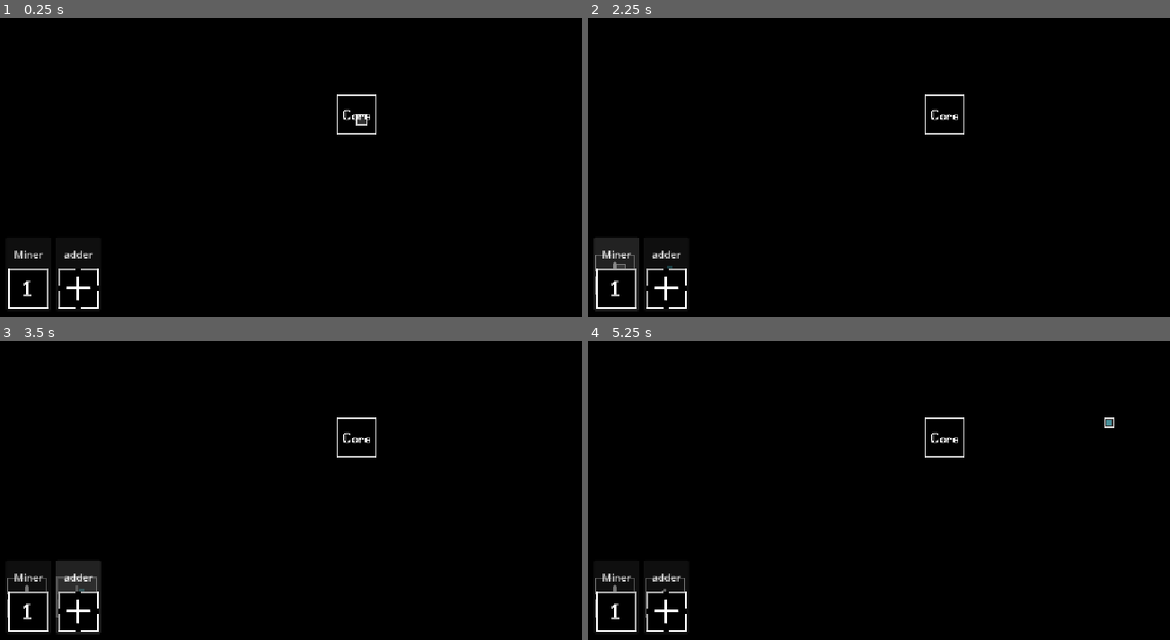
Above: before the commit, frames 1-4 (two rows, left to right).
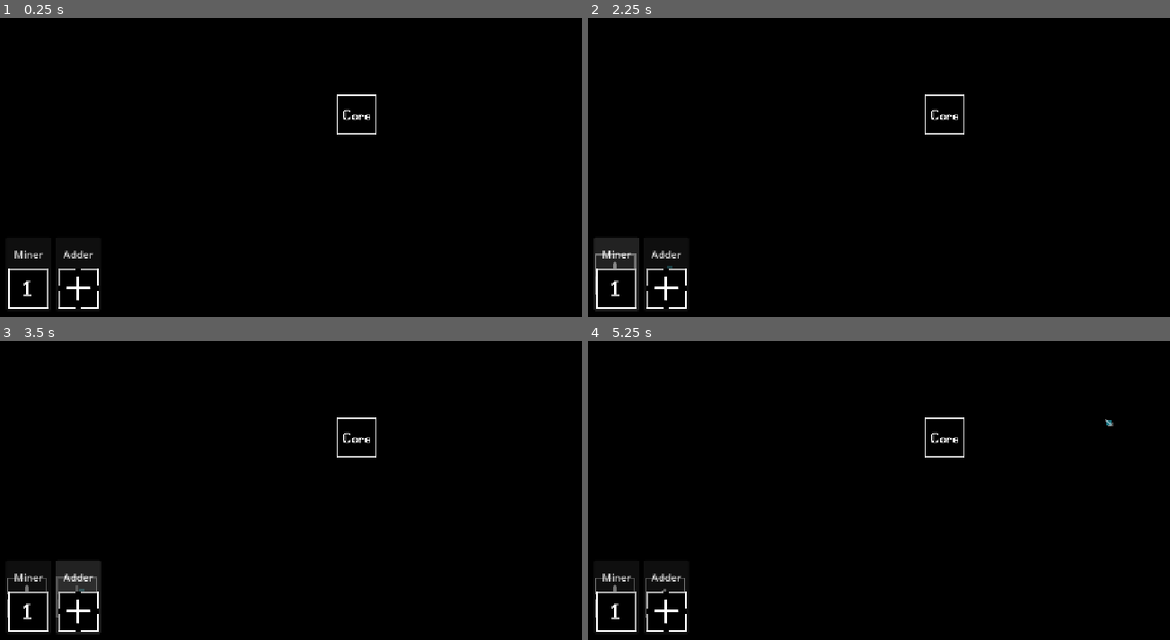
Above: after the commit, the same moments.

Repository: ast4rt3/math-matic
Game: Godot game, scene res://world.tscn
The game is run twice, just before and just after one commit, with the same random seed, the same clock (stepped at 60 frames per second) and the same inputs.
Inputs (mouse positions are in pixels of both pictures, inside the frame that each line leads up to):
- Up to frame 1 (0.25 s): no input
- Up to frame 2 (2.25 s): click "adder" (after the commit: "Adder") at 0.5 s; click "Miner" at 1.25 s; click "Miner" at 2 s
- Up to frame 3 (3.5 s): click "adder" (after the commit: "Adder") at 2.75 s
- Up to frame 4 (5.25 s): click "Miner" at 3.5 s; click "adder" (after the commit: "Adder") at 4.25 s; tap Enter at 5 s; move the mouse to (1105, 418) at 5.02 s; tap E at 5.1 s; click (1105, 418) at 5.17 s

The runs differ from the first frame. In frame 1, 0.2% of the frame differs, in the area x 10-65%, y 25-81%; in frame 2, 0.1%; in frame 3, less than 0.1%; in frame 4, 0.1%.

Commit message:
highlight texture change and adder loophole fix

Diff:
--- a/buildings/adder.gd
+++ b/buildings/adder.gd
@@ -1,6 +1,6 @@
 extends Node2D
 
-var input_queue: Array = []
+var pending_inputs: Dictionary = {} # Vector2i -> float
 var output_value = null
 var output_ready: bool = false
 
@@ -17,20 +17,26 @@
 	value_label.z_index = 20
 	add_child(value_label)
 
-func receive(val: float):
-	input_queue.append(val)
+func receive(val: float, source: Vector2i):
+	pending_inputs[source] = val
 	_update_label()
 
 func _process(delta: float):
-	if not output_ready and input_queue.size() >= 2:
-		var a = input_queue.pop_front()
-		var b = input_queue.pop_front()
+	if not output_ready and pending_inputs.size() >= 2:
+		var keys = pending_inputs.keys()
+		var a = pending_inputs[keys[0]]
+		var b = pending_inputs[keys[1]]
+		pending_inputs.erase(keys[0])
+		pending_inputs.erase(keys[1])
 		output_value = a + b
 		output_ready = true
 		_update_label()
 
-func can_receive() -> bool:
-	return input_queue.size() < 10
+func can_receive(source: Vector2i) -> bool:
+	if output_ready: return false
+	if pending_inputs.has(source): return false
+	if pending_inputs.size() >= 2: return false
+	return true
 
 func can_output() -> bool:
 	return output_ready
@@ -43,8 +49,9 @@
 func _update_label():
 	if output_ready:
 		value_label.text = str(int(output_value)) if output_value == round(output_value) else str(output_value)
-	elif input_queue.size() == 1:
-		var v = input_queue[0]
+	elif pending_inputs.size() == 1:
+		var keys = pending_inputs.keys()
+		var v = pending_inputs[keys[0]]
 		var s = str(int(v)) if v == round(v) else str(v)
 		value_label.text = s + " + ?"
 	else:
--- a/buildings/core.gd
+++ b/buildings/core.gd
@@ -5,6 +5,6 @@
 
 @onready var label = $CounterLabel
 
-func receive(value: float):
+func receive(value: float, source: Vector2i):
 	total += value
 	label.text = str(total)
--- a/world.gd
+++ b/world.gd
@@ -25,9 +25,21 @@
 var preview_points: Array[Vector2i] = []
 var wire_renderer: Node2D
 
-var cursor_highlight: ReferenceRect
+var cursor_highlight: Sprite2D
 var building_highlight: ReferenceRect
-
+var wire_hover_highlight: ColorRect
+var building_hover_highlight: ReferenceRect
+var WIRE_DIRS = [
+	Vector2i(1, 0),
+	Vector2i(1, 1),
+	Vector2i(0, 1),
+	Vector2i(-1, 1),
+	Vector2i(-1, 0),
+	Vector2i(-1, -1),
+	Vector2i(0, -1),
+	Vector2i(1, -1)
+]
+var current_wire_dir_index: int = 0
 var astar = AStarGrid2D.new()
 
 func _ready():
@@ -36,15 +48,10 @@
 	add_child(wire_renderer)
 	wire_renderer.draw.connect(_on_wire_renderer_draw)
 
-	cursor_highlight = ReferenceRect.new()
-	cursor_highlight.border_color = Color(1.0, 1.0, 1.0, 0.8)
-	cursor_highlight.border_width = 2.0
-	cursor_highlight.editor_only = false
+	cursor_highlight = Sprite2D.new()
+	cursor_highlight.texture = preload("res://asset/wire.png")
+	cursor_highlight.modulate.a = 0.5
 	cursor_highlight.z_index = 100
-	var bg = ColorRect.new()
-	bg.color = Color(1.0, 1.0, 1.0, 0.2)
-	bg.set_anchors_preset(Control.PRESET_FULL_RECT)
-	cursor_highlight.add_child(bg)
 	add_child(cursor_highlight)
 
 	building_highlight = ReferenceRect.new()
@@ -58,6 +65,19 @@
 	building_highlight.add_child(b_bg)
 	add_child(building_highlight)
 
+	wire_hover_highlight = ColorRect.new()
+	wire_hover_highlight.color = Color(1.0, 1.0, 1.0, 0.2)
+	wire_hover_highlight.size = Vector2(16, 16)
+	wire_hover_highlight.z_index = 100
+	add_child(wire_hover_highlight)
+
+	building_hover_highlight = ReferenceRect.new()
+	building_hover_highlight.border_color = Color(1.0, 1.0, 1.0, 0.8)
+	building_hover_highlight.border_width = 2.0
+	building_hover_highlight.editor_only = false
+	building_hover_highlight.z_index = 100
+	add_child(building_hover_highlight)
+
 	if has_node("UI"):
 		$UI.offset = Vector2.ZERO
 	if has_node("UI/MineButton"):
@@ -84,6 +104,18 @@
 		for y in range(16):
 			var c = start_cell + Vector2i(x, y)
 			grid_data[c] = { "type": b_type, "ref": building }
+
+	# Bulldoze any wires underneath the new building
+	for wx in range(4):
+		for wy in range(4):
+			var tile = _pos_to_wire_tile(top_left + Vector2(wx * 16 + 8, wy * 16 + 8))
+			if wire_grid.has(tile):
+				if wire_grid[tile].item != null and is_instance_valid(wire_grid[tile].item.visual):
+					wire_grid[tile].item.visual.queue_free()
+				wire_grid.erase(tile)
+
+	if wire_renderer:
+		wire_renderer.queue_redraw()
 
 var _solid_cells = []
 func _update_astar():
@@ -160,6 +192,12 @@
 		add_child(adder_preview)
 
 func _input(event: InputEvent):
+	if event is InputEventKey and event.pressed and not event.echo:
+		if event.keycode == KEY_E:
+			current_wire_dir_index = (current_wire_dir_index + 1) % 8
+		elif event.keycode == KEY_Q:
+			current_wire_dir_index = (current_wire_dir_index - 1 + 8) % 8
+
 	if event is InputEventMouseMotion:
 		if current_state == State.DRAWING_WIRE and preview_points.size() > 0:
 			var target_tile = _pos_to_wire_tile(get_global_mouse_position())
@@ -234,11 +272,12 @@
 					var center = _wire_tile_to_pos(p)
 					var cell = _pos_to_cell(center)
 
-					var dir = Vector2i(1, 0)
-					if i < preview_points.size() - 1:
-						dir = preview_points[i+1] - p
-					elif i > 0:
-						dir = p - preview_points[i-1] # Keep last direction
+					var dir = WIRE_DIRS[current_wire_dir_index]
+					if preview_points.size() > 1:
+						if i < preview_points.size() - 1:
+							dir = preview_points[i+1] - p
+						elif i > 0:
+							dir = p - preview_points[i-1] # Keep last direction
 
 					if grid_data.has(cell) and (grid_data[cell].type == "core" or grid_data[cell].type == "miner" or grid_data[cell].type == "adder"):
 						continue # Don't place wires inside buildings!
@@ -297,7 +336,7 @@
 		for i in range(preview_points.size()):
 			var center = _wire_tile_to_pos(preview_points[i])
 			var cell = _pos_to_cell(center)
-			if grid_data.has(cell) and (grid_data[cell].type == "core" or grid_data[cell].type == "miner"):
+			if grid_data.has(cell) and (grid_data[cell].type == "core" or grid_data[cell].type == "miner" or grid_data[cell].type == "adder"):
 				wire_renderer.draw_rect(Rect2(center - Vector2(4, 4), Vector2(8, 8)), Color(1.0, 0.0, 0.0, 0.5))
 			else:
 				wire_renderer.draw_rect(Rect2(center - Vector2(4, 4), Vector2(8, 8)), Color(0.2, 0.9, 1.0, 0.5))
@@ -338,12 +377,12 @@
 					if b.type == "core" or b.type == "miner" or b.type == "adder":
 						var can_receive = true
 						if b.ref.has_method("can_receive"):
-							can_receive = b.ref.can_receive()
+							can_receive = b.ref.can_receive(t)
 
 						if can_receive:
 							hit_building = true
 							if b.ref.has_method("receive"):
-								b.ref.receive(w.item.value)
+								b.ref.receive(w.item.value, t)
 							if is_instance_valid(w.item.visual): w.item.visual.queue_free()
 							w.item = null
 							moved_any = true
@@ -370,9 +409,14 @@
 
 	# Update highlights
 	var mouse_pos = get_global_mouse_position()
-	cursor_highlight.global_position = _snap_to_grid(mouse_pos) - Vector2(8, 8)
-	cursor_highlight.size = Vector2(16, 16)
-	cursor_highlight.visible = current_state != State.PLACING_MINE and current_state != State.PLACING_ADDER
+	var snapped_pos = _snap_to_grid(mouse_pos)
+	var tile_pos = _pos_to_wire_tile(mouse_pos)
+	var cell_pos = _pos_to_cell(mouse_pos)
+
+	cursor_highlight.visible = false
+	wire_hover_highlight.visible = false
+	building_hover_highlight.visible = false
+	building_highlight.visible = false
 
 	if current_state == State.PLACING_MINE or current_state == State.PLACING_ADDER:
 		building_highlight.global_position = _snap_building(mouse_pos) - Vector2(32, 32)
@@ -383,7 +427,21 @@
 		if adder_preview:
 			adder_preview.global_position = _snap_building(mouse_pos)
 	else:
-		building_highlight.visible = false
+		var hovered_building = null
+		if grid_data.has(cell_pos):
+			hovered_building = grid_data[cell_pos].ref
+
+		if hovered_building != null:
+			building_hover_highlight.global_position = hovered_building.global_position - Vector2(32, 32)
+			building_hover_highlight.size = Vector2(64, 64)
+			building_hover_highlight.visible = true
+		elif wire_grid.has(tile_pos):
+			wire_hover_highlight.global_position = snapped_pos - Vector2(8, 8)
+			wire_hover_highlight.visible = true
+		else:
+			cursor_highlight.global_position = snapped_pos
+			cursor_highlight.rotation = current_wire_dir_index * PI / 4.0
+			cursor_highlight.visible = true
 
 func _on_tick():
 	# Generate items from Miners into adjacent wires
--- a/world.tscn
+++ b/world.tscn
@@ -70,6 +70,7 @@
 [node name="ScreenReference" type="ReferenceRect" parent="UI" unique_id=538733033]
 offset_right = 1152.0
 offset_bottom = 648.0
+border_color = Color(4.813075e-07, 0.58969957, 0.7504738, 1)
 border_width = 4.7
 
 [node name="MineButton" type="Button" parent="UI" unique_id=586447805]
@@ -89,7 +90,7 @@
 offset_right = 163.0
 offset_bottom = 637.0
 action_mode = 0
-text = "adder"
+text = "Adder"
 icon = ExtResource("6_pkg7o")
 icon_alignment = 1
 vertical_icon_alignment = 2
Binary file added: asset/wire.png
Not shown, added: asset/wire.png.import
